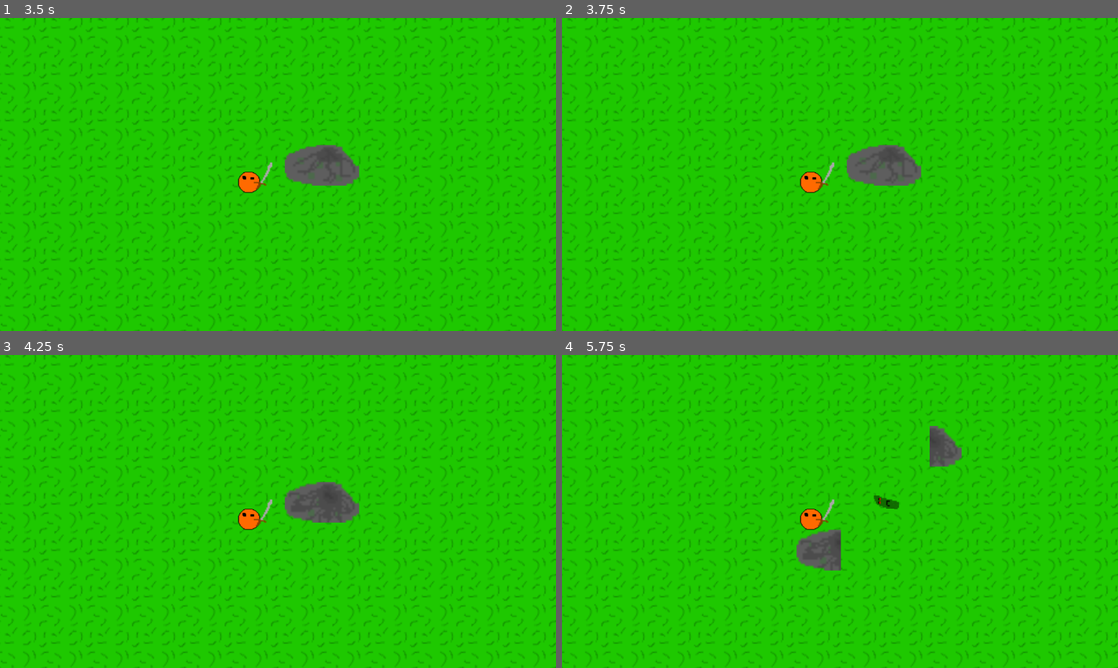
Above: before the commit, frames 1-4 (two rows, left to right).
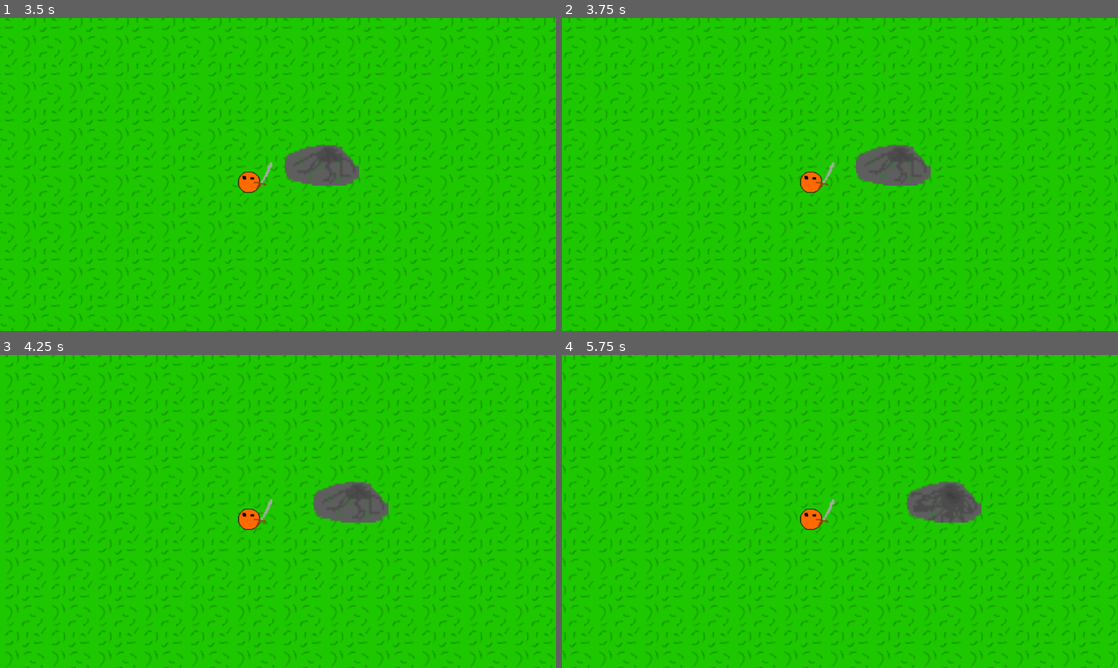
Above: after the commit, the same moments.

Repository: YCaTGameRT/SABox_World
Game: Godot game, scene res://scenes/from_scene1/cucumber-stone-battle.tscn
Same seed, same stepped clock (60 frames per second), same inputs: the game is played once before the commit and once after it. This scene is started directly instead of the project's main scene.
Inputs:
- Up to frame 1 (3.5 s): hold D (movement_right) 0.53-1.28 s; tap Space (play) every 0.75 s from 0.6 to 2.85 s; hold S (movement_down) 1.28-2.03 s; hold D (movement_right) 2.03-2.78 s; tap Enter at 2.75 s; hold W (movement_up) from 2.78 s (still down)
- Up to frame 2 (3.75 s): tap Space (play) at 3.5, 3.6 s; release W (movement_up) at 3.53 s; hold A (movement_left) from 3.53 s (still down)
- Up to frame 3 (4.25 s): keep holding A (movement_left)
- Up to frame 4 (5.75 s): tap Space (play) at 4.35, 5.1 s; release A (movement_left) at 5.03 s; hold S (movement_down) from 5.03 s (still down)

Frame 1 is identical in both runs. In frame 2, 10% of the frame differs, in the area x 0-100%, y 0-100%; in frame 3, 10%; in frame 4, 13%.

Commit message:
improved pre-cucumber-battle animation

Diff:
--- a/scenes/from_scene1/cucumber-stone-battle.tscn
+++ b/scenes/from_scene1/cucumber-stone-battle.tscn
@@ -13,7 +13,7 @@
 
 [sub_resource type="Animation" id="Animation_rplco"]
 resource_name = "cucumber_comes_animation"
-length = 6.8
+length = 7.5
 tracks/0/type = "value"
 tracks/0/imported = false
 tracks/0/enabled = true
@@ -21,10 +21,10 @@
 tracks/0/interp = 1
 tracks/0/loop_wrap = true
 tracks/0/keys = {
-"times": PackedFloat32Array(0, 1),
-"transitions": PackedFloat32Array(1, 1),
+"times": PackedFloat32Array(0, 1, 3.5, 4.3, 5.2, 5.7),
+"transitions": PackedFloat32Array(1, 1, 1, 1, 1, 1),
 "update": 0,
-"values": [Vector2(146, -112), Vector2(223, -111)]
+"values": [Vector2(146, -112), Vector2(223, -111), Vector2(223, -111), Vector2(195.64, -111), Vector2(195.64, -111), Vector2(170.875, -111)]
 }
 tracks/1/type = "value"
 tracks/1/imported = false
@@ -105,7 +105,7 @@
 tracks/7/interp = 1
 tracks/7/loop_wrap = true
 tracks/7/keys = {
-"times": PackedFloat32Array(0, 4.1),
+"times": PackedFloat32Array(0, 4.8),
 "transitions": PackedFloat32Array(1, 1),
 "update": 1,
 "values": [true, false]
@@ -117,7 +117,7 @@
 tracks/8/interp = 1
 tracks/8/loop_wrap = true
 tracks/8/keys = {
-"times": PackedFloat32Array(0, 5.7, 6.1),
+"times": PackedFloat32Array(0, 6.4, 6.8),
 "transitions": PackedFloat32Array(1, 1, 1),
 "update": 0,
 "values": [Vector2(277, -119), Vector2(277, -119), Vector2(699, -696)]
@@ -129,7 +129,7 @@
 tracks/9/interp = 1
 tracks/9/loop_wrap = true
 tracks/9/keys = {
-"times": PackedFloat32Array(0, 5.7, 6.1),
+"times": PackedFloat32Array(0, 6.4, 6.8),
 "transitions": PackedFloat32Array(1, 1, 1),
 "update": 0,
 "values": [Vector2(246, -119), Vector2(246, -119), Vector2(-274, 375)]
@@ -141,7 +141,7 @@
 tracks/10/interp = 1
 tracks/10/loop_wrap = true
 tracks/10/keys = {
-"times": PackedFloat32Array(0, 6.1, 6.5),
+"times": PackedFloat32Array(0, 6.8, 7.2),
 "transitions": PackedFloat32Array(1, 1, 1),
 "update": 0,
 "values": [-1.53938, -1.53938, 0.0]
@@ -153,7 +153,7 @@
 tracks/11/interp = 1
 tracks/11/loop_wrap = true
 tracks/11/keys = {
-"times": PackedFloat32Array(0, 6.5, 6.8),
+"times": PackedFloat32Array(0, 7.2, 7.5),
 "transitions": PackedFloat32Array(1, 1, 1),
 "update": 1,
 "values": [false, false, true]
@@ -167,7 +167,7 @@
 [node name="cucumber-stone-battle" type="Node2D"]
 
 [node name="BOXman" parent="." node_paths=PackedStringArray("anim_player") instance=ExtResource("1_fuawb")]
-position = Vector2(146, -112)
+position = Vector2(170.875, -111)
 script = ExtResource("2_eyrnp")
 anim_player = NodePath("../AnimationPlayer")
 
@@ -176,7 +176,6 @@
 zoom = Vector2(2.4, 2.4)
 
 [node name="Sword" type="Sprite2D" parent="BOXman"]
-visible = false
 position = Vector2(-59.077, 4.06351)
 scale = Vector2(3.93846, 4.06349)
 texture = ExtResource("3_l3y24")
@@ -192,8 +191,8 @@
 [node name="Cucumber" type="Sprite2D" parent="."]
 z_index = -2
 position = Vector2(261, -119)
-rotation = -1.53938
 texture = ExtResource("5_5o3x5")
+flip_h = true
 
 [node name="map" type="Node2D" parent="."]
 
@@ -594,20 +593,21 @@
 [node name="for_anim" type="Node2D" parent="."]
 
 [node name="Cucumber-stoneWithSword" type="Sprite2D" parent="for_anim"]
+visible = false
 position = Vector2(259, -119)
 scale = Vector2(1.84, 1.84)
-texture = ExtResource("6_mn20v")
+texture = ExtResource("9_inn0c")
 flip_h = true
 
 [node name="Sword" type="Sprite2D" parent="for_anim/Cucumber-stoneWithSword"]
-position = Vector2(-1.08698, -19.0217)
-rotation = 2.19811
-scale = Vector2(1.10315, 1.13817)
+visible = false
+position = Vector2(-27.7174, 4.89131)
+scale = Vector2(0.543478, 0.543478)
 texture = ExtResource("3_l3y24")
 
 [node name="Cucumber-stoneWithSword2" type="Sprite2D" parent="for_anim"]
 z_index = -1
-position = Vector2(277, -119)
+position = Vector2(699, -696)
 scale = Vector2(1.84, 1.84)
 texture = ExtResource("8_72ymx")
 flip_h = true
@@ -616,7 +616,7 @@
 
 [node name="Cucumber-stoneWithSword3" type="Sprite2D" parent="for_anim"]
 z_index = -1
-position = Vector2(246, -119)
+position = Vector2(-274, 375)
 scale = Vector2(1.84, 1.84)
 texture = ExtResource("8_72ymx")
 flip_h = true
